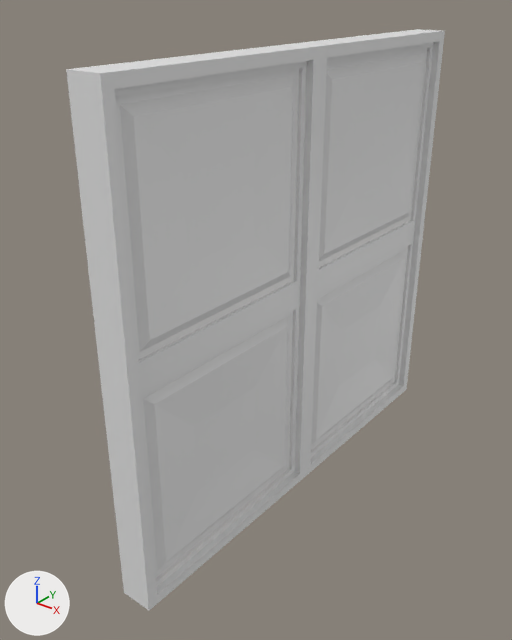
Renders of the Blender file models/doors.blend from each side of a commit.
Rendered twice from a 50 mm camera at (4.1, -5.86, 5.54) aimed at (-0.26, -0.41, 2.16). The axes (+X, +Y, +Z) are drawn at lower left. The lights are the same throughout. The picture after the commit comes second.

Objects in the first picture: 'door_l-convcol', 'door_r-convcol'.
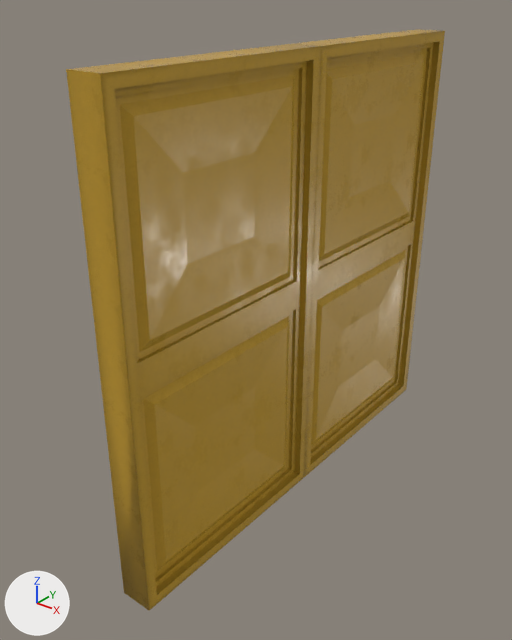
The edits, one by one:
Picture 'metal_glossiness.jpg' (img_metal_glossiness_jpg) is new.
Picture 'metal_normal_opengl.jpg' (img_metal_normal_opengl_jpg) is new.
Picture 'metal_yellow_diffuse.jpg' (img_metal_yellow_diffuse_jpg) is new.
Picture 'metal_height.tif' (img_metal_height_tif) is new.
Picture 'metal_specular.jpg' (img_metal_specular_jpg) is new.
Picture 'metal_metallic.jpg' (img_metal_metallic_jpg) is new.
Material 'Yellow painted lightly scratched metal' (mat_yellow_painted_lightly_scratched_metal) is new.
Uses the picture img_metal_glossiness_jpg.
Uses the picture img_metal_height_tif.
Uses the picture img_metal_metallic_jpg.
Uses the picture img_metal_normal_opengl_jpg.
Uses the picture img_metal_specular_jpg.
Uses the picture img_metal_yellow_diffuse_jpg.
me_plane_010 has 128 vertices, 126 faces and spans x -0.2..0.2, y -2.62..0.0, z 0.0..4.96.
me_plane_010 gains material mat_yellow_painted_lightly_scratched_metal.
me_plane_002 has 128 vertices, 126 faces and spans x -0.2..0.2, y -2.62..0.0, z 0.0..4.96.
me_plane_002 gains material mat_yellow_painted_lightly_scratched_metal.

Changed parts and their boxes (x1, y1, x2, y2) in the pictures (512 x 640 px):
'door_l-convcol', recoloured (white to brown)
    both: (66, 44, 321, 610)
'door_r-convcol', recoloured (white to brown)
    both: (293, 29, 445, 476)
